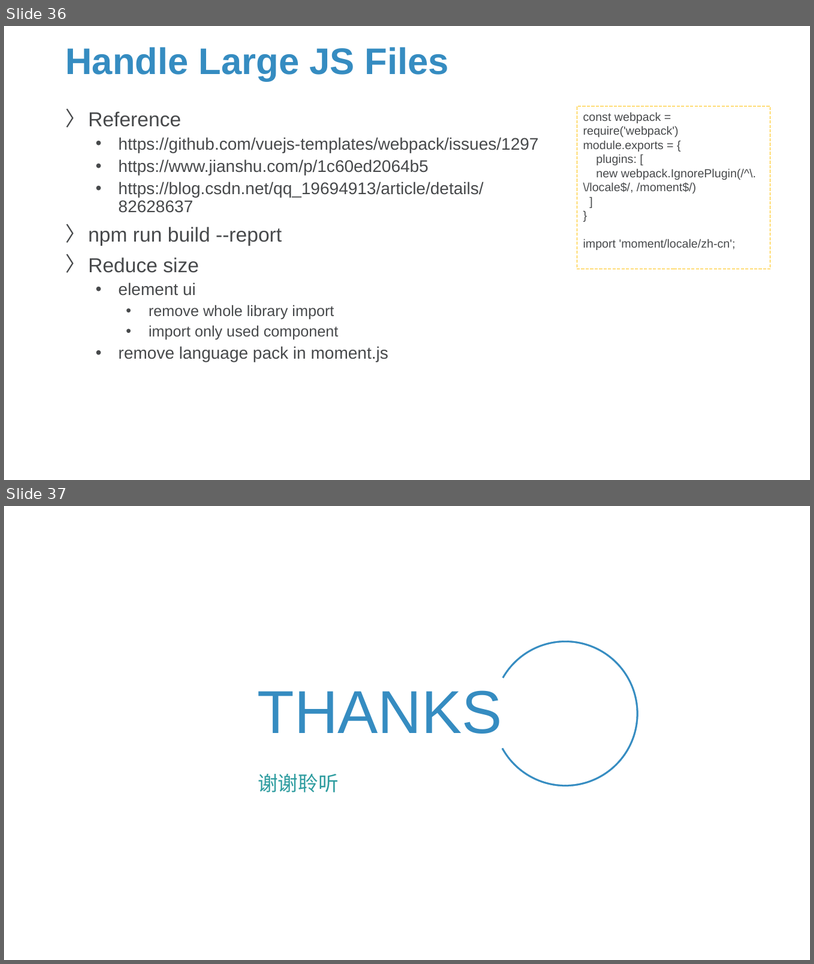
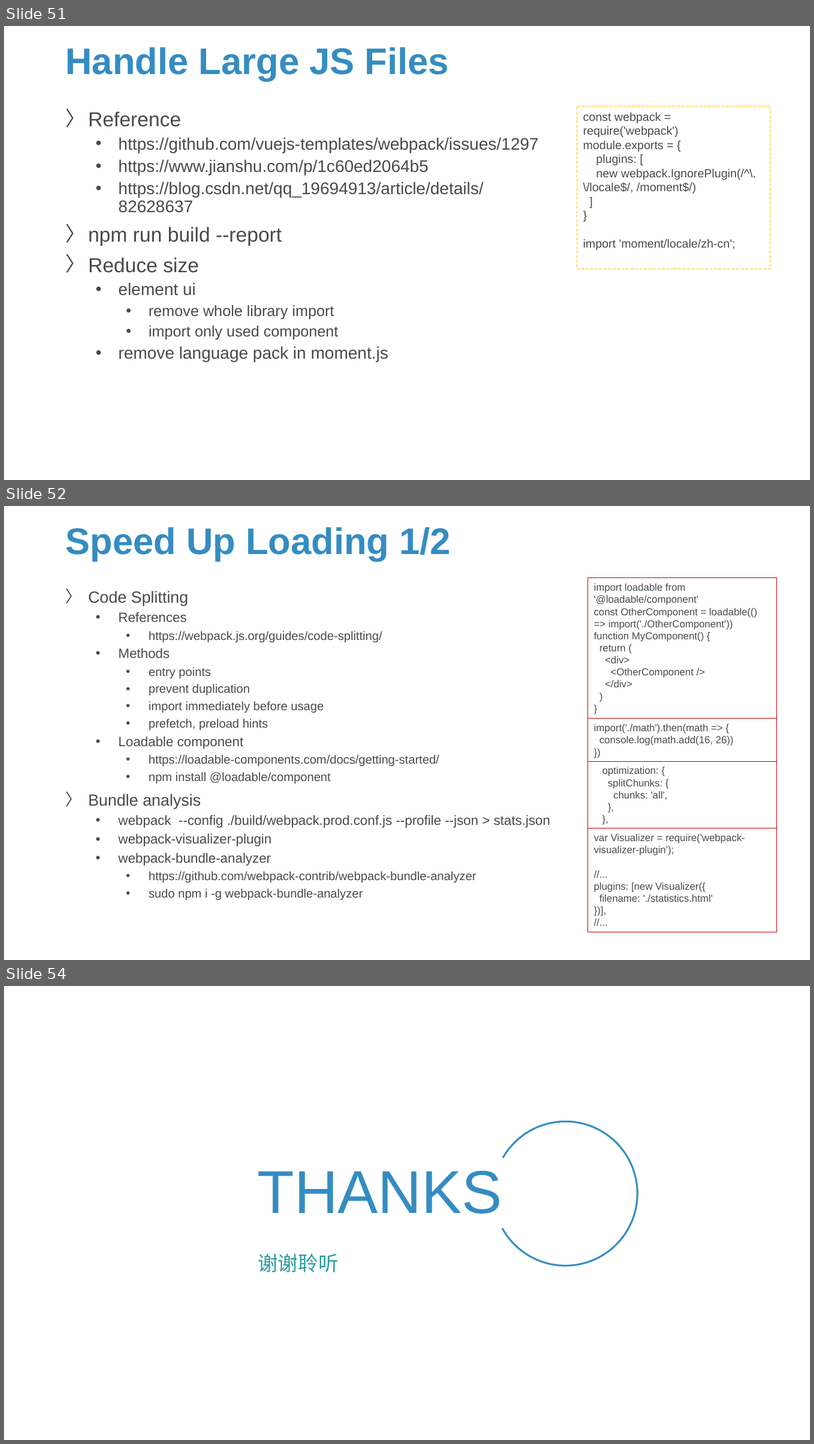
Before and after one commit to Sparks-Lu/TechNotes, a slide deck: Web/Vue-Notes.pptx. Shown one above the other, each under a label of ours: slides 36 and 37 before the commit, slides 51, 52 and 54 after it; the slides between them are not shown. The pictures are 814x964 and 814x1444 pixels, drawn with LibreOffice and Linux fonts; fonts in the diff are those of the drawing; background and template pictures are left out. Boxes give left, top, right and bottom in pixels: in the first picture for what was removed or moved away, otherwise in the second. Text is boxed around its words. In the diff, an @@ line names an element or a change of style, - is before the commit and + after.

```diff
--- a/Web/Vue-Notes.pptx
+++ b/Web/Vue-Notes.pptx
@@ slide 52 added at bbox=[4, 506, 810, 960], background picture (left out) @@
@@ title added at bbox=[65, 527, 451, 561], 44 pt, text #358CC1, bold @@
+Speed Up Loading 1/2
@@ text added at bbox=[88, 591, 551, 900], 14.4 pt, text #47494B @@
+〉 Code Splitting
+  • References
+    • https://webpack.js.org/guides/code-splitting/
+  • Methods
+    • entry points
+    • prevent duplication
+    • import immediately before usage
+    • prefetch, preload hints
+  • Loadable component
+    • https://loadable-components.com/docs/getting-started/
+    • npm install @loadable/component
+〉 Bundle analysis
+  • webpack --config ./build/webpack.prod.conf.js --profile --json > stats.json
+  • webpack-visualizer-plugin
+  • webpack-bundle-analyzer
+    • https://github.com/webpack-contrib/webpack-bundle-analyzer
+    • sudo npm i -g webpack-bundle-analyzer
@@ rectangle added at bbox=[588, 578, 777, 718], outline #C00000 0.75 pt, 12 pt, text #47494B @@
+import loadable from '@loadable/component'
+const OtherComponent = loadable(() => import('./OtherComponent'))
+function MyComponent() {
+return (
+<div>
+<OtherComponent />
+</div>
+)
+}
@@ rectangle added at bbox=[588, 718, 777, 761], outline #C00000 0.75 pt, 12 pt, text #47494B @@
+import('./math').then(math => {
+console.log(math.add(16, 26))
+})
@@ rectangle added at bbox=[588, 761, 777, 828], outline #C00000 0.75 pt, 12 pt, text #47494B @@
+optimization: {
+splitChunks: {
+chunks: 'all',
+},
+},
@@ rectangle added at bbox=[588, 828, 777, 933], outline #C00000 0.75 pt, 12 pt, text #47494B @@
+var Visualizer = require('webpack-visualizer-plugin');
+//...
+plugins: [new Visualizer({
+filename: './statistics.html'
+})],
+//...
@@ what was slide 36 is now slide 51 @@
@@ what was slide 37 is now slide 54 @@
```
Also in this commit, not shown: 7 slides changed, 16 other slides added, 28 other files.
